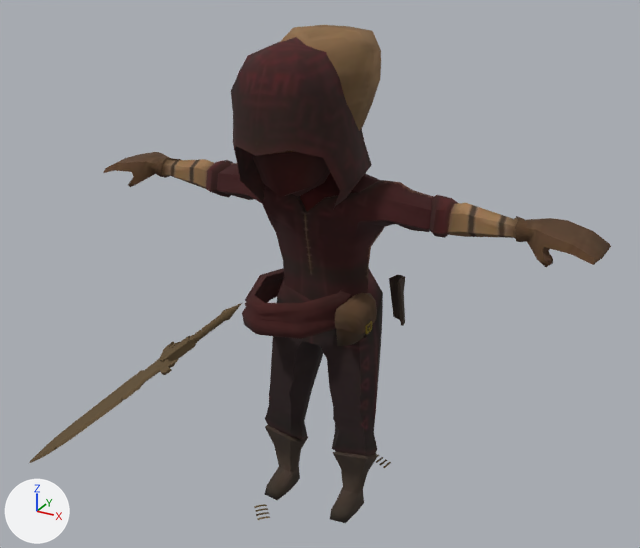
An edit to the glTF model public/assets/characters/rogue.glb, drawn before and after from the same camera.
The view is the same before and after, from a 50 mm camera at (2.27, -4.16, 3.58) aimed at (0.18, -0.36, 1.68). Arrows for +X, +Y and +Z are at lower left; the lights stay in place. The first picture is the older version. Vertices at exactly the same position are counted once.

Names of what the first picture shows: 'Rogue'.
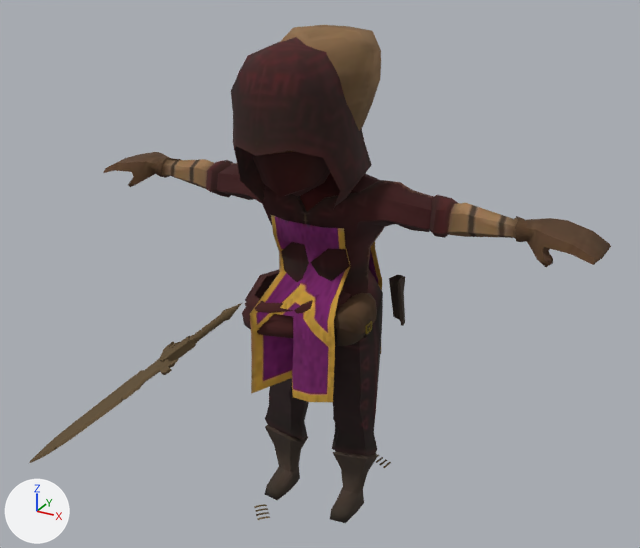
Where the change shows, as pixel boxes (x1, y1, x2, y2) in the pictures (640 x 548 px):
part 1 of me_rogue, added: after (250, 215, 350, 402)
part 2 of me_rogue, added: after (369, 242, 382, 354)

The change, as a list of edits to the scene's bpy script:
```text
Change me_rogue:
    used by ob_rogue; location = (0.0, 0.0, 0.0)
    remove me_rogue.from_pydata(...)  # 1367 vertices, 2326 faces; spans x -1.55..1.55, y -1.53..0.39, z 0.0..2.92
    add me_rogue.from_pydata(...)  # 1457 vertices, 2454 faces; spans x -1.55..1.55, y -1.53..0.39, z 0.0..2.92
    me_rogue part 1: a new loose piece of 45 vertices spanning x -0.23..0.23, y -0.45..0.16, z 0.87..1.9, in mat_rogue_atlas (picture img_rogue_atlas)
    me_rogue part 2: a new loose piece of 45 vertices spanning x -0.23..0.23, y 0.2..0.39, z 0.87..1.9, in mat_rogue_atlas (picture img_rogue_atlas)
    other edits to the shape of me_rogue do not show in these pictures
```
